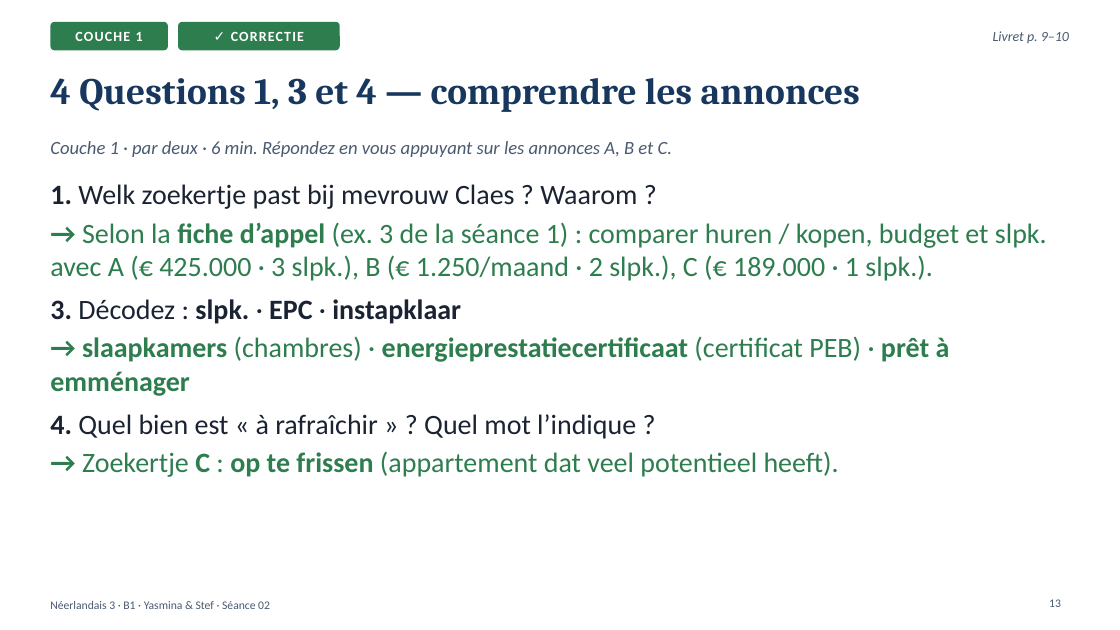
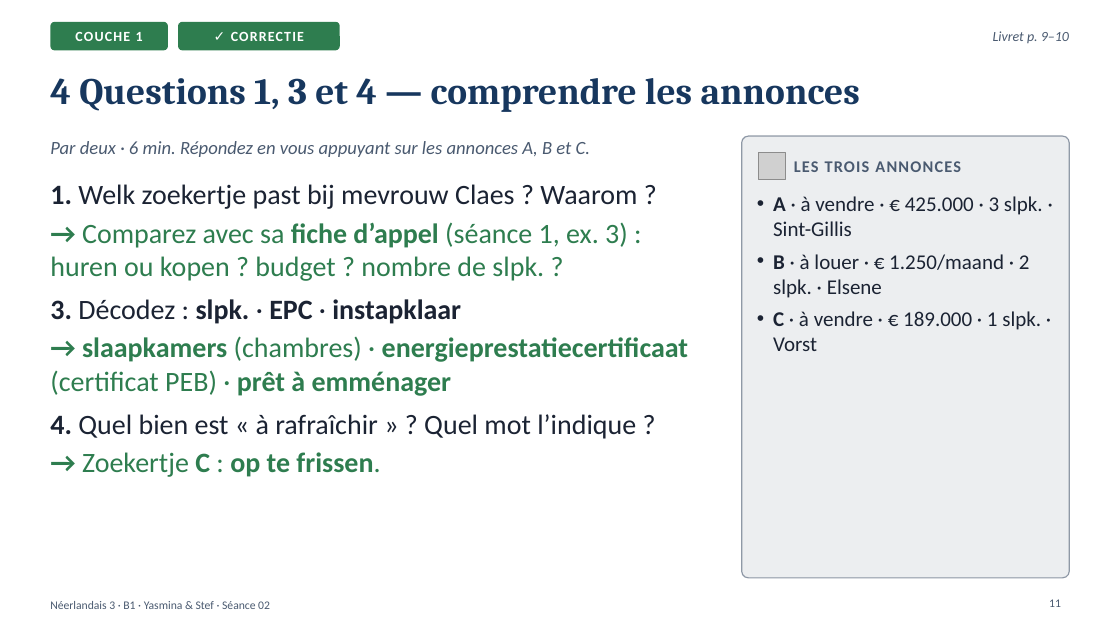
Before and after one commit to ajouniaux/talenleren, a slide deck: slide 11 of neerlandais3/powerpoints/Seance_02_De_woning_beschrijven.pptx (slide 13 before the commit). Drawn at 1120x630 pixels with LibreOffice and Linux fonts; fonts in the diff are those of the drawing; grey boxes stand for pictures. Boxes give left, top, right and bottom in pixels: in the first picture for what was removed or moved away, otherwise in the second. Text is boxed around its words. In the diff, an @@ line names an element or a change of style, - is before the commit and + after.

```diff
--- a/neerlandais3/powerpoints/Seance_02_De_woning_beschrijven.pptx
+++ b/neerlandais3/powerpoints/Seance_02_De_woning_beschrijven.pptx
@@ text at [50, 141, 590, 157]: text changed @@
-Couche 1 · par deux · 6 min. Répondez en vous appuyant sur les annonces A, B et C.
+Par deux · 6 min. Répondez en vous appuyant sur les annonces A, B et C.
@@ rounded rectangle added at [742, 136, 1070, 578], fill #4A5A70 at 10% opacity, outline #4A5A70 1 pt @@
@@ picture added at [759, 153, 786, 180] @@
@@ text added at [794, 161, 961, 172], 14 pt, text #4A5A70, bold @@
+LES TROIS ANNONCES
@@ text added at [773, 196, 1043, 351], 18 pt, text #1B2333 @@
+• A · à vendre · € 425.000 · 3 slpk. · Sint-Gillis
+• B · à louer · € 1.250/maand · 2 slpk. · Elsene
+• C · à vendre · € 189.000 · 1 slpk. · Vorst
@@ text at [50, 222, 628, 281]: text changed @@
-→ Selon la fiche d’appel (ex. 3 de la séance 1) : comparer huren / kopen, budget et slpk. avec A (€ 425.000 · 3 slpk.), B (€ 1.250/maand · 2 slpk.), C (€ 189.000 · 1 slpk.).
+→ Comparez avec sa fiche d’appel (séance 1, ex. 3) : huren ou kopen ? budget ? nombre de slpk. ?
@@ text at [82, 452, 380, 477]: text changed; bold on @@
-→ Zoekertje C : op te frissen (appartement dat veel potentieel heeft).
+→ Zoekertje C : op te frissen.
@@ page number at [1049, 599, 1061, 607]: text changed @@
-13
+11
```
Also in this commit, not shown: 18 other slides changed, 4 slides added, 5 slides removed, 15 other files.
